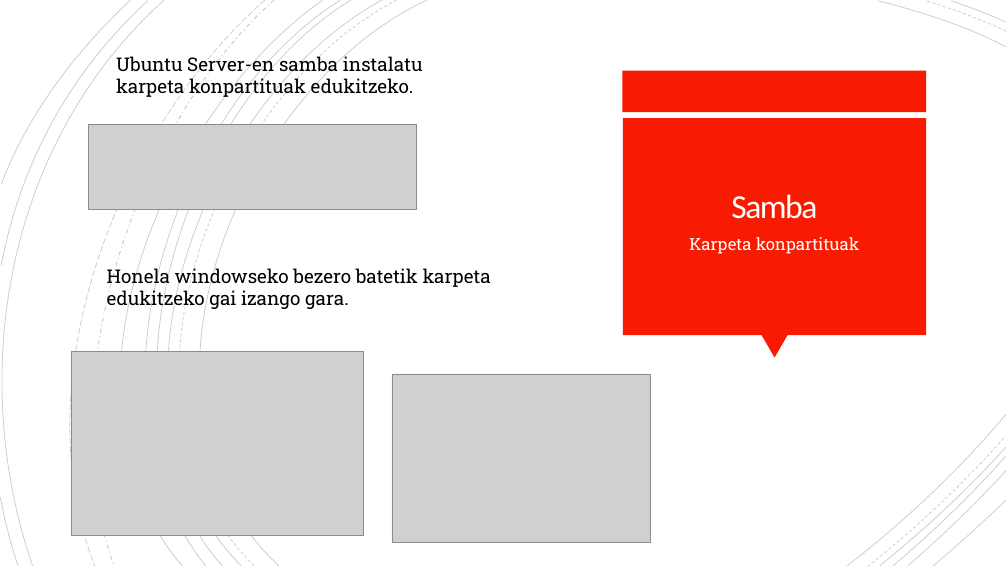
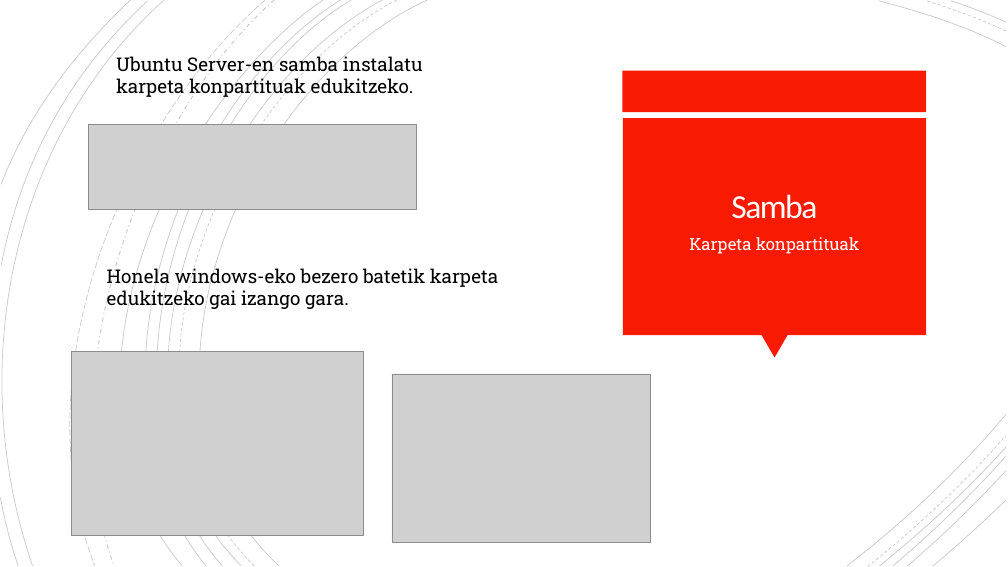
Before and after one commit to OceansForce/Erronka_5_Taldea, a slide deck: slide 9 of Aurkezpena/AurkezpenaTaldea5.pptx. Drawn at 1008x567 pixels with LibreOffice and Linux fonts; fonts in the diff are those of the drawing; grey boxes stand for pictures; background and template pictures are left out. Boxes give left, top, right and bottom in pixels: in the first picture for what was removed or moved away, otherwise in the second. Text is boxed around its words. In the diff, an @@ line names an element or a change of style, - is before the commit and + after.

```diff
--- a/Aurkezpena/AurkezpenaTaldea5.pptx
+++ b/Aurkezpena/AurkezpenaTaldea5.pptx
@@ text at <box>107,265,498,311</box>: text changed @@
-Honela windowseko bezero batetik karpeta edukitzeko gai izango gara.
+Honela windows-eko bezero batetik karpeta edukitzeko gai izango gara.
```
Also in this commit, not shown: 8 other slides changed, 2 slides added, 3 slides removed, 1 other file.
